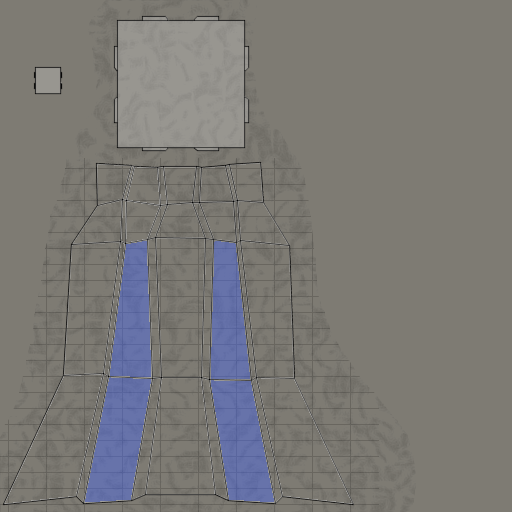
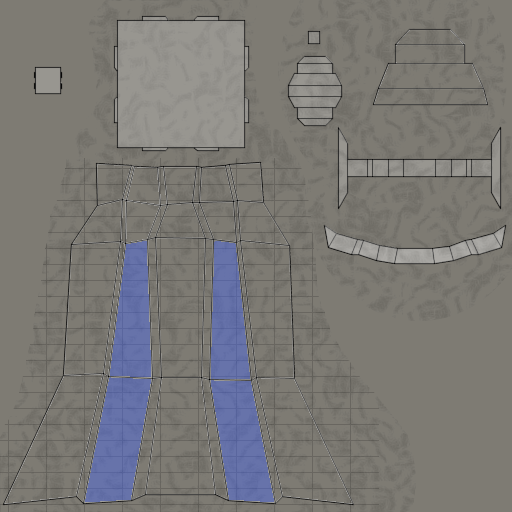
Layered file, before and after one edit (512x512). Changes by layer:
painted on "Layer #1" over <box>278,0,512,321</box>
"Layer": opacity 17% → 100%, painted on it over <box>278,28,507,321</box>
